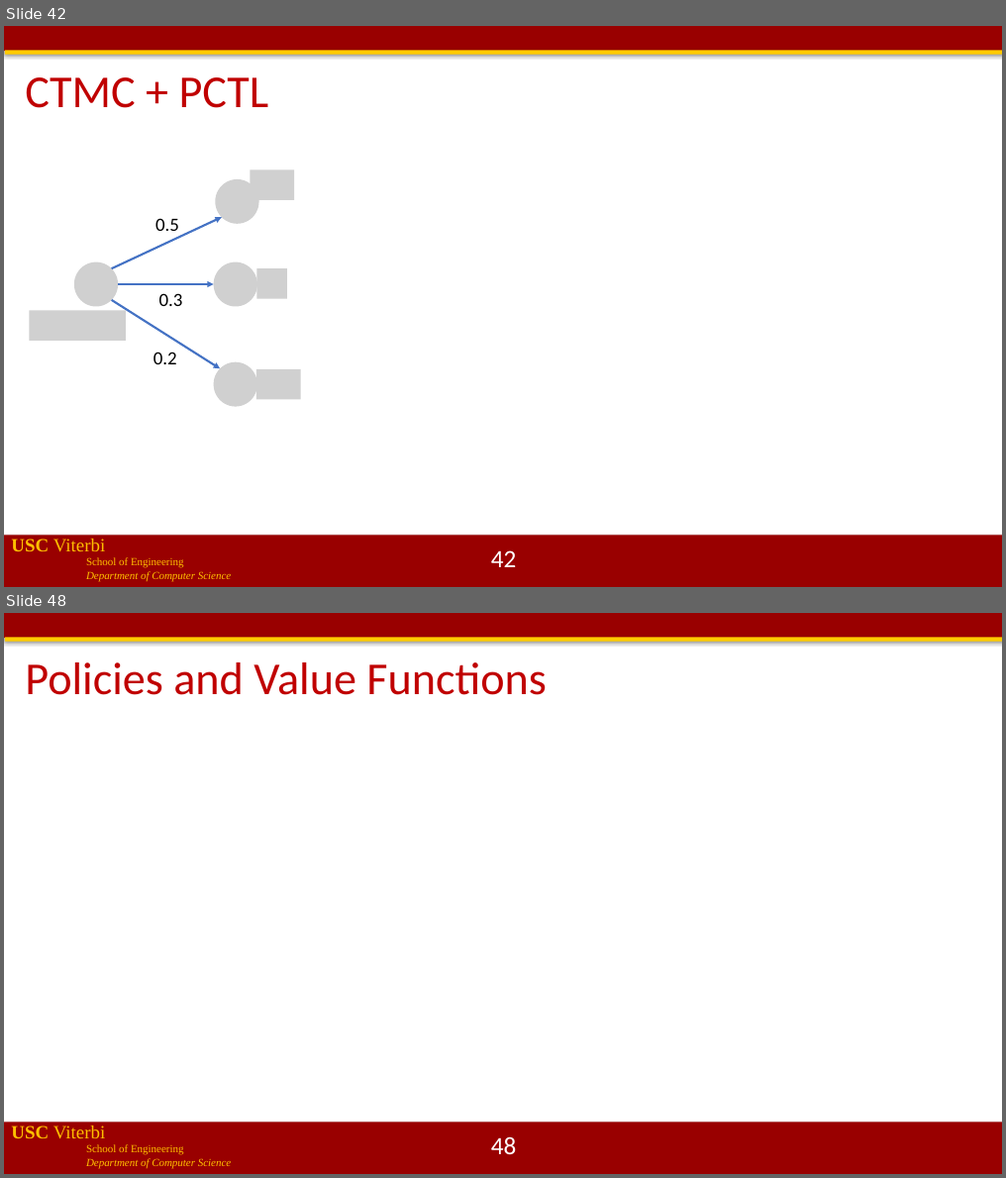
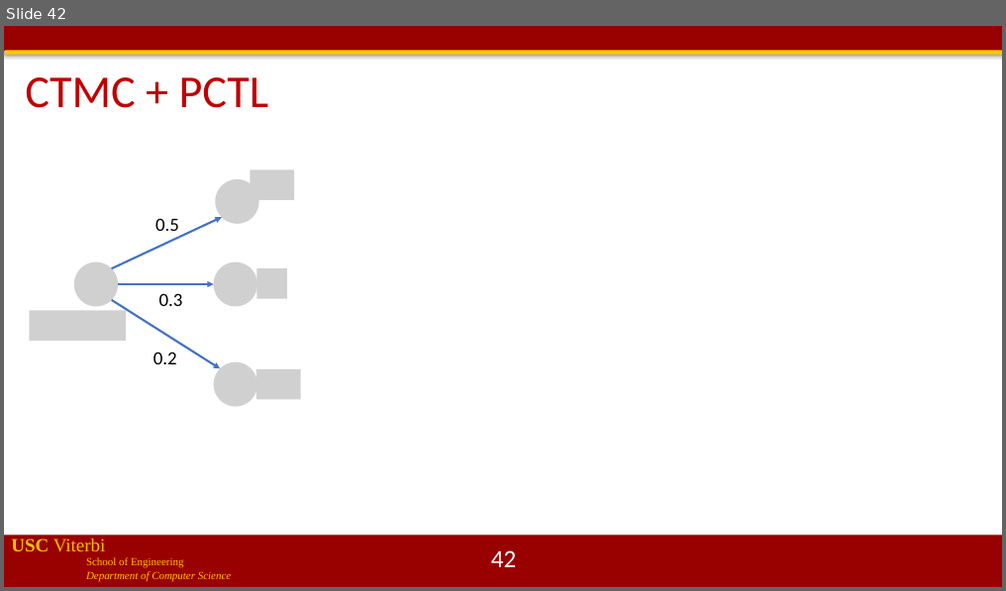
Before and after one commit to jdeshmukh/jdeshmukh.github.io, a slide deck: teaching/cs513-autocps-fall-2020/lecture8-Probabilistic-Models.pptx. Shown one above the other, each under a label of ours: slides 42 and 48 before the commit, slide 42 after it; the slides between them are not shown. The pictures are 1006x1178 and 1006x591 pixels, drawn with LibreOffice and Linux fonts; fonts in the diff are those of the drawing; grey boxes stand for pictures; background and template pictures are left out. Boxes give left, top, right and bottom in pixels: in the first picture for what was removed or moved away, otherwise in the second. Text is boxed around its words. In the diff, an @@ line names an element or a change of style, - is before the commit and + after.

```diff
--- a/teaching/cs513-autocps-fall-2020/lecture8-Probabilistic-Models.pptx
+++ b/teaching/cs513-autocps-fall-2020/lecture8-Probabilistic-Models.pptx
@@ slide 48 removed at bbox=[4, 613, 1002, 1174], background #FFFFFF; not listed: 4 template elements that a slide beside it also shows @@
@@ title removed at bbox=[25, 663, 547, 695] @@
-Policies and Value Functions
@@ page number removed at bbox=[491, 1137, 517, 1155] @@
-48
```
Also in this commit, not shown: 23 other slides removed, 1 other file.
